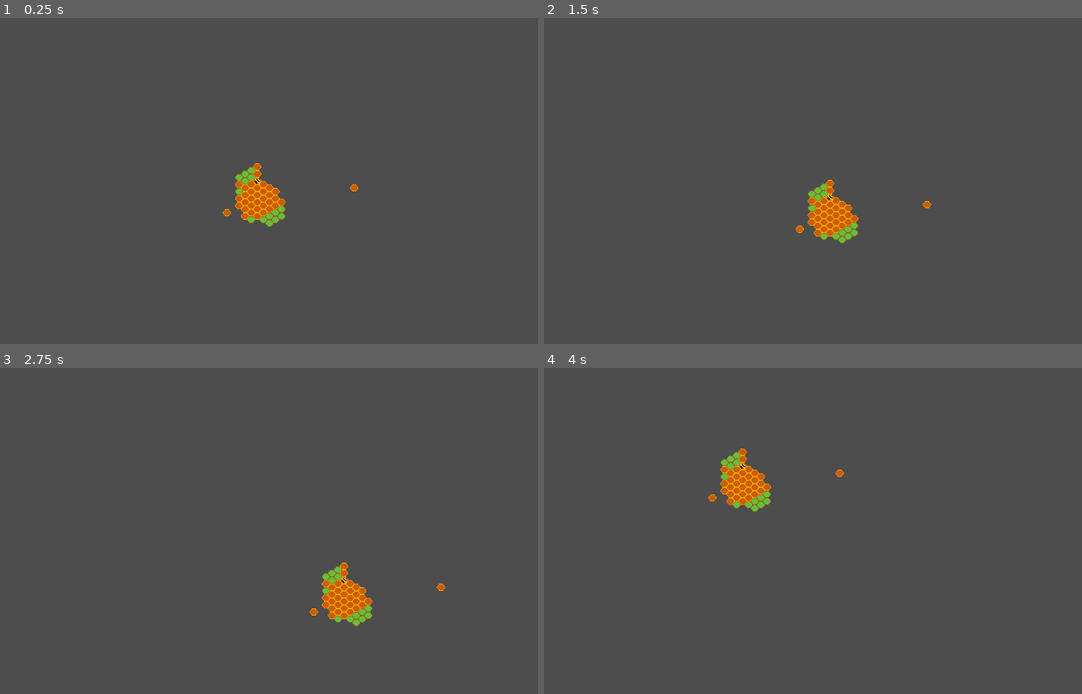
Above: before the commit, frames 1-4 (two rows, left to right).
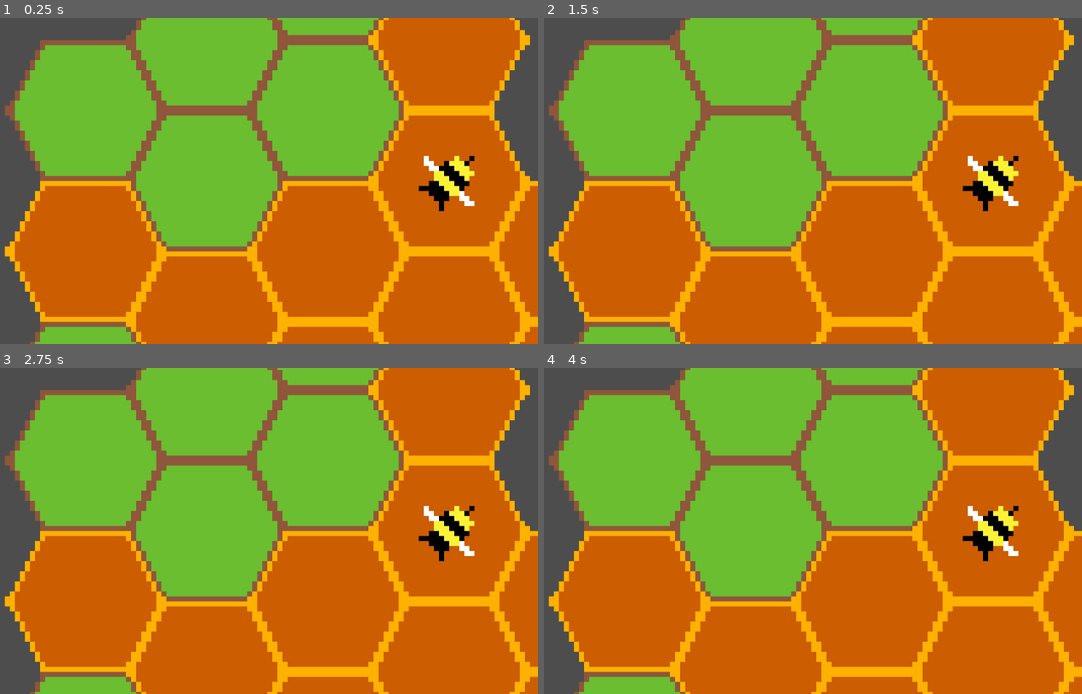
Above: after the commit, the same moments.

Repository: OscarDebra/Bee-Factory-Game
Game: Godot game, scene res://scenes/main.tscn
The game is run twice, just before and just after one commit, with the same random seed, the same clock (stepped at 60 frames per second) and the same inputs.
Inputs (mouse positions are in pixels of both pictures, inside the frame that each line leads up to):
- Up to frame 1 (0.25 s): no input
- Up to frame 2 (1.5 s): tap Enter at 0.5 s; move the mouse to (920, 164) at 0.52 s; click (920, 164) at 0.67 s; tap Space at 1.25 s; drag from (673, 197) to (764, 246) at 1.27 s
- Up to frame 3 (2.75 s): tap Enter at 2 s; move the mouse to (306, 459) at 2.02 s; click (306, 459) at 2.17 s
- Up to frame 4 (4 s): tap Space at 2.75 s; drag from (764, 596) to (619, 482) at 2.77 s; tap Enter at 3.5 s; move the mouse to (963, 579) at 3.52 s; click (963, 579) at 3.67 s

The runs differ from the first frame. In frame 1, 91% of the frame differs, in the area x 0-100%, y 0-100%; in frame 2, 91%; in frame 3, 91%; in frame 4, 91%.

Commit message:
added camera to pan over map, swithced to larger tilemap

Diff:
--- a/project.godot
+++ b/project.godot
@@ -14,3 +14,15 @@
 run/main_scene="uid://bei5klulyrvly"
 config/features=PackedStringArray("4.5", "Forward Plus")
 config/icon="res://assets/icon.svg"
+
+[display]
+
+window/size/mode=3
+
+[input]
+
+ui_fullscreen={
+"deadzone": 0.2,
+"events": [Object(InputEventKey,"resource_local_to_scene":false,"resource_name":"","device":-1,"window_id":0,"alt_pressed":false,"shift_pressed":false,"ctrl_pressed":false,"meta_pressed":false,"pressed":false,"keycode":0,"physical_keycode":4194341,"key_label":0,"unicode":0,"location":0,"echo":false,"script":null)
+]
+}
--- a/scenes/main.tscn
+++ b/scenes/main.tscn
@@ -7,14 +7,14 @@
 
 [sub_resource type="TileSetAtlasSource" id="TileSetAtlasSource_j2q8x"]
 texture = ExtResource("2_tbgi4")
-texture_region_size = Vector2i(16, 14)
+texture_region_size = Vector2i(32, 28)
 0:0/0 = 0
 1:0/0 = 0
 
 [sub_resource type="TileSet" id="TileSet_nxiqb"]
 tile_shape = 3
 tile_offset_axis = 1
-tile_size = Vector2i(16, 14)
+tile_size = Vector2i(32, 28)
 sources/0 = SubResource("TileSetAtlasSource_j2q8x")
 
 [node name="main" type="Node"]
--- a/scripts/bee.gd
+++ b/scripts/bee.gd
@@ -14,11 +14,6 @@
 func _ready() -> void:
 	global_position = my_tilemap.map_to_local(HEX_DIRS[1])
 
-	print(TileMap)
 
-
-
-
-# Called every frame. 'delta' is the elapsed time since the previous frame.
 func _process(_delta) -> void:
 	pass
--- a/scripts/camera_2d.gd
+++ b/scripts/camera_2d.gd
@@ -4,55 +4,22 @@
 @export var zoom_speed: float = 0.01
 @export var min_zoom: float = 0.5
 @export var max_zoom: float = 10
-@export var drag_sensitivity: float = 1.0
-
-# State variables
-var is_dragging: bool = false
-var drag_start_position: Vector2
-var camera_start_position: Vector2
+@export var drag_sensitivity: float = 40.0
+@export var default_zoom: float = 10.0
 
 func _ready():
 	make_current()
+	zoom_camera(default_zoom)
 
 func _input(event):
-	# Handle mouse wheel zoom (touchpad pinch/scroll)
-	if event is InputEventMouseButton:
-		if event.button_index == MOUSE_BUTTON_WHEEL_UP:
-			zoom_camera(1.0 + zoom_speed)
-		elif event.button_index == MOUSE_BUTTON_WHEEL_DOWN:
-			zoom_camera(1.0 - zoom_speed)
-
-		# Start dragging with middle or right mouse button
-		if event.button_index == MOUSE_BUTTON_LEFT:
-			if event.pressed:
-				start_drag(event.position)
-			else:
-				stop_drag()
-
-	# Handle mouse motion for dragging
-	if event is InputEventMouseMotion and is_dragging:
-		update_drag(event.position)
-
-	# Alternative: Handle touchpad gestures (Godot 4.2+)
 	if event is InputEventPanGesture:
 		# Touchpad two-finger pan
-		position -= event.delta * drag_sensitivity / zoom.x
+		position += event.delta * drag_sensitivity / zoom.x
 
 	if event is InputEventMagnifyGesture:
 		# Touchpad pinch to zoom
 		zoom_camera(event.factor)
 
-func start_drag(mouse_pos: Vector2):
-	is_dragging = true
-	drag_start_position = mouse_pos
-	camera_start_position = position
-
-func stop_drag():
-	is_dragging = false
-
-func update_drag(mouse_pos: Vector2):
-	var drag_delta = (drag_start_position - mouse_pos) * drag_sensitivity / zoom.x
-	position = camera_start_position + drag_delta
 
 func zoom_camera(factor: float):
 	var new_zoom = zoom * factor
--- a/scripts/main.gd
+++ b/scripts/main.gd
@@ -3,9 +3,18 @@
 
 # Called when the node enters the scene tree for the first time.
 func _ready() -> void:
-	DisplayServer.window_set_mode(DisplayServer.WINDOW_MODE_FULLSCREEN)
+	pass
 
 
 # Called every frame. 'delta' is the elapsed time since the previous frame.
 func _process(delta: float) -> void:
 	pass
+
+
+
+func _input(event):
+	if event.is_action_pressed("ui_fullscreen"):
+		if DisplayServer.window_get_mode() == DisplayServer.WINDOW_MODE_FULLSCREEN:
+			DisplayServer.window_set_mode(DisplayServer.WINDOW_MODE_WINDOWED)
+		else:
+			DisplayServer.window_set_mode(DisplayServer.WINDOW_MODE_FULLSCREEN)
Not shown, added: assets/BeeSpirtes-Sheet.png.import
Binary file changed: assets/tilemap.aseprite
Binary file changed: assets/tilemap.png
